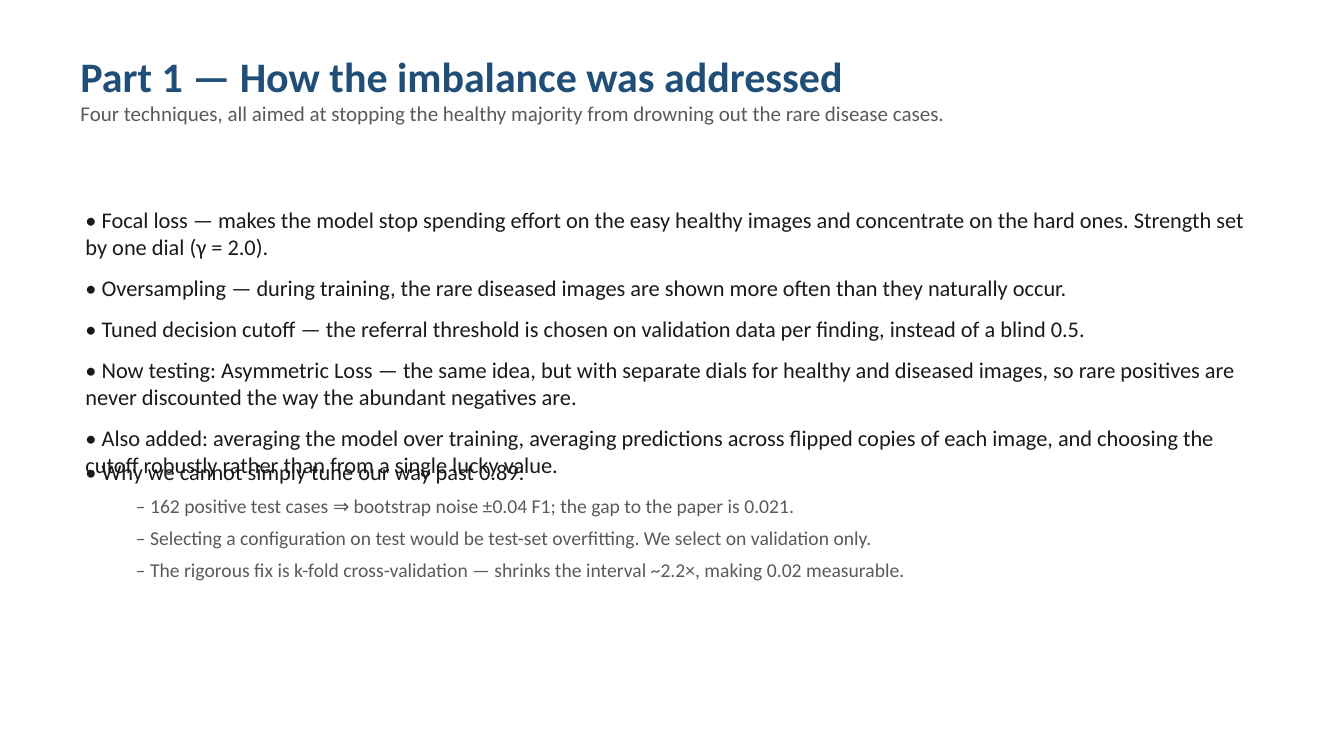
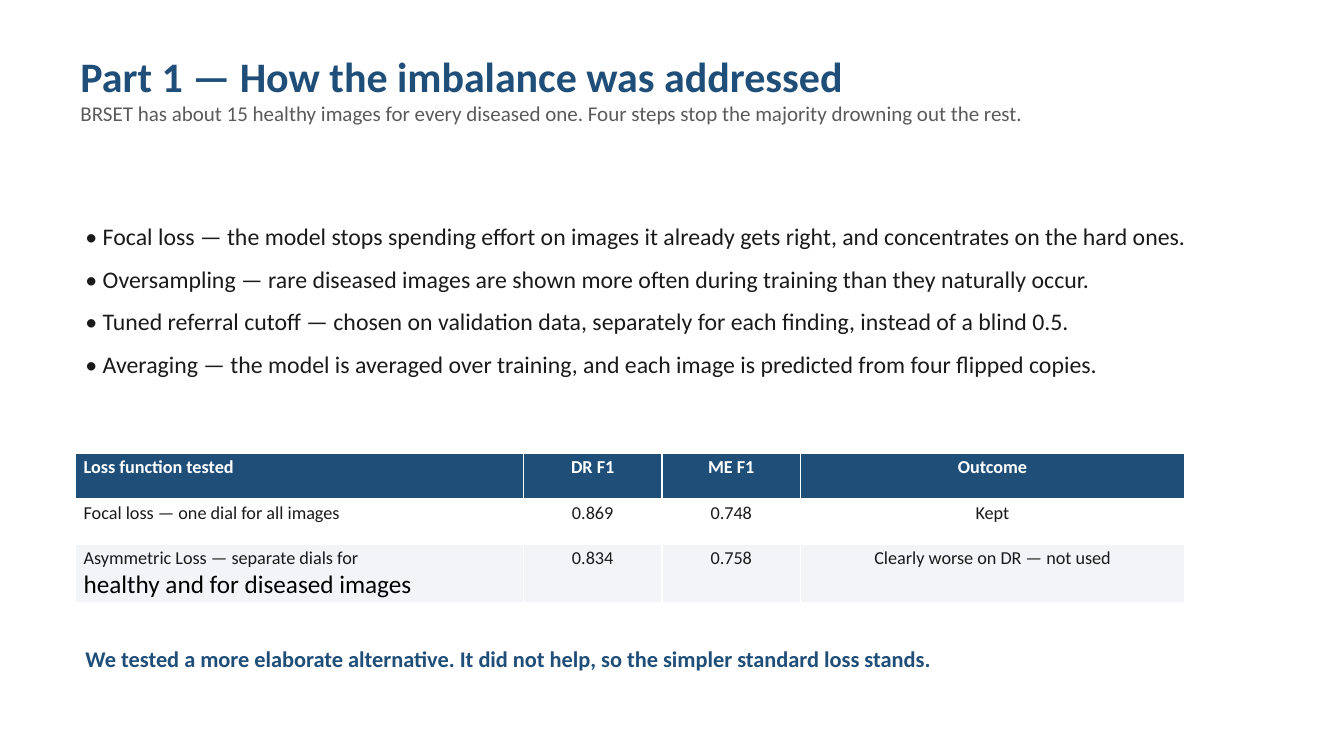
Before and after one commit to Sahith59/brset-convnextv2, a slide deck: slide 5 of presentation/BRSET_ConvNeXtV2_Progress.pptx. Drawn at 1344x756 pixels with LibreOffice and Linux fonts; fonts in the diff are those of the drawing. Boxes give left, top, right and bottom in pixels: in the first picture for what was removed or moved away, otherwise in the second. Text is boxed around its words. In the diff, an @@ line names an element or a change of style, - is before the commit and + after.

```diff
--- a/presentation/BRSET_ConvNeXtV2_Progress.pptx
+++ b/presentation/BRSET_ConvNeXtV2_Progress.pptx
@@ text at <box>80,106,1022,125</box>: text changed @@
-Four techniques, all aimed at stopping the healthy majority from drowning out the rare disease cases.
+BRSET has about 15 healthy images for every diseased one. Four steps stop the majority drowning out the rest.
@@ text at <box>103,228,1185,377</box>: text changed; size 16 to 17 pt @@
-• Focal loss — makes the model stop spending effort on the easy healthy images and concentrate on the hard ones. Strength set by one dial (γ = 2.0).
-• Oversampling — during training, the rare diseased images are shown more often than they naturally occur.
-• Tuned decision cutoff — the referral threshold is chosen on validation data per finding, instead of a blind 0.5.
-• Now testing: Asymmetric Loss — the same idea, but with separate dials for healthy and diseased images, so rare positives are never discounted the way the abundant negatives are.
-• Also added: averaging the model over training, averaging predictions across flipped copies of each image, and choosing the cutoff robustly rather than from a single lucky value.
+• Focal loss — the model stops spending effort on images it already gets right, and concentrates on the hard ones.
+• Oversampling — rare diseased images are shown more often during training than they naturally occur.
+• Tuned referral cutoff — chosen on validation data, separately for each finding, instead of a blind 0.5.
+• Averaging — the model is averaged over training, and each image is predicted from four flipped copies.
@@ table added at <box>76,454,1186,602</box>, 3 rows, 4 columns @@
+Loss function tested | DR F1 | ME F1 | Outcome
+Focal loss — one dial for all images | 0.869 | 0.748 | Kept
+Asymmetric Loss — separate dials for / healthy and for diseased images | 0.834 | 0.758 | Clearly worse on DR — not used
@@ text removed at <box>102,462,904,581</box> @@
-• Why we cannot simply tune our way past 0.89:
-  – 162 positive test cases ⇒ bootstrap noise ±0.04 F1; the gap to the paper is 0.021.
-  – Selecting a configuration on test would be test-set overfitting. We select on validation only.
-  – The rigorous fix is k-fold cross-validation — shrinks the interval ~2.2×, making 0.02 measurable.
@@ text added at <box>85,651,930,671</box>, 16 pt, text #1F4E79, bold @@
+We tested a more elaborate alternative. It did not help, so the simpler standard loss stands.
```
Also in this commit, not shown: 1 other file.
